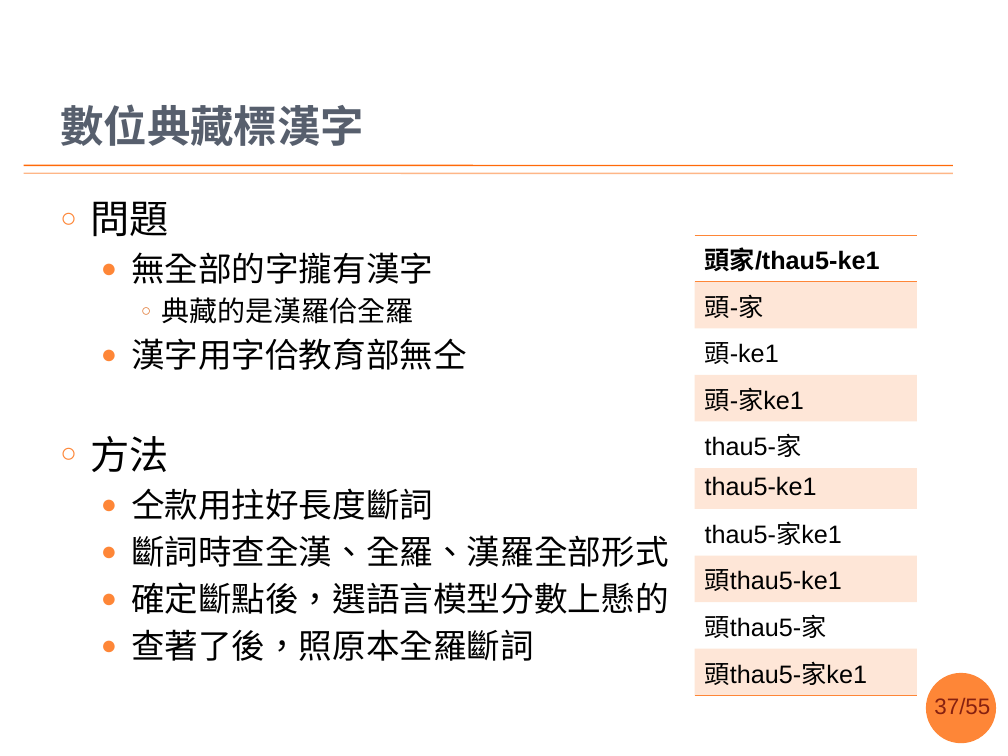
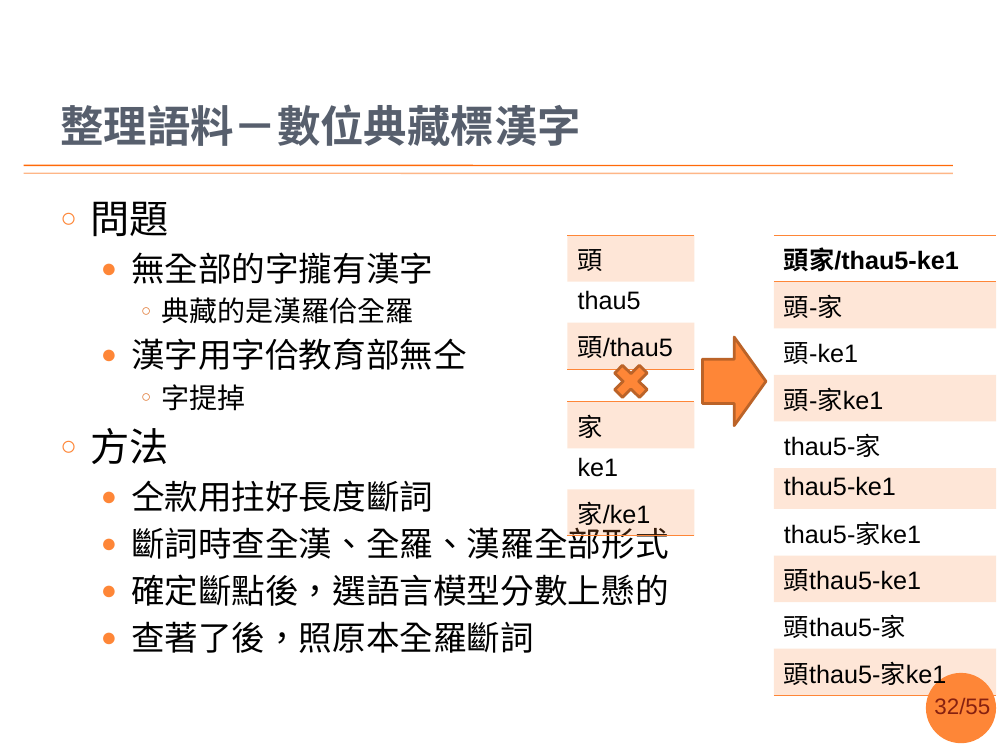
Before and after one commit to sih4sing5hong5/po3-ko3_tau5-iann2-phinn3, a slide deck: slide 32 of 翻譯報告.pptx (slide 37 before the commit). Drawn at 1008x756 pixels with LibreOffice and Linux fonts; fonts in the diff are those of the drawing; background and template pictures are left out. Boxes give left, top, right and bottom in pixels: in the first picture for what was removed or moved away, otherwise in the second. Text is boxed around its words. In the diff, an @@ line names an element or a change of style, - is before the commit and + after.

```diff
--- a/翻譯報告.pptx
+++ b/翻譯報告.pptx
@@ title at [60,104,581,146]: text changed @@
-數位典藏標漢字
+整理語料－數位典藏標漢字
@@ table added at [568,235,695,362], 3 rows, 1 columns @@
+頭
+thau5
+頭/thau5
@@ table: place and size @@
-table at [695,235,916,689]
+table at [774,235,996,693]
@@ cross added at [607,358,654,404], fill #FE8637, outline #BC6329 2 pt @@
@@ right arrow added at [703,337,766,425], fill #FE8637, outline #BC6329 2 pt @@
@@ text at [161,384,245,411]: paragraph added @@
+    ○ 字提掉
@@ table added at [568,402,695,533], 3 rows, 1 columns @@
+家
+ke1
+家/ke1
@@ page number at [934,698,990,714]: text changed @@
-37/55
+32/55
```
Also in this commit, not shown: 11 other slides changed, 7 slides added.
